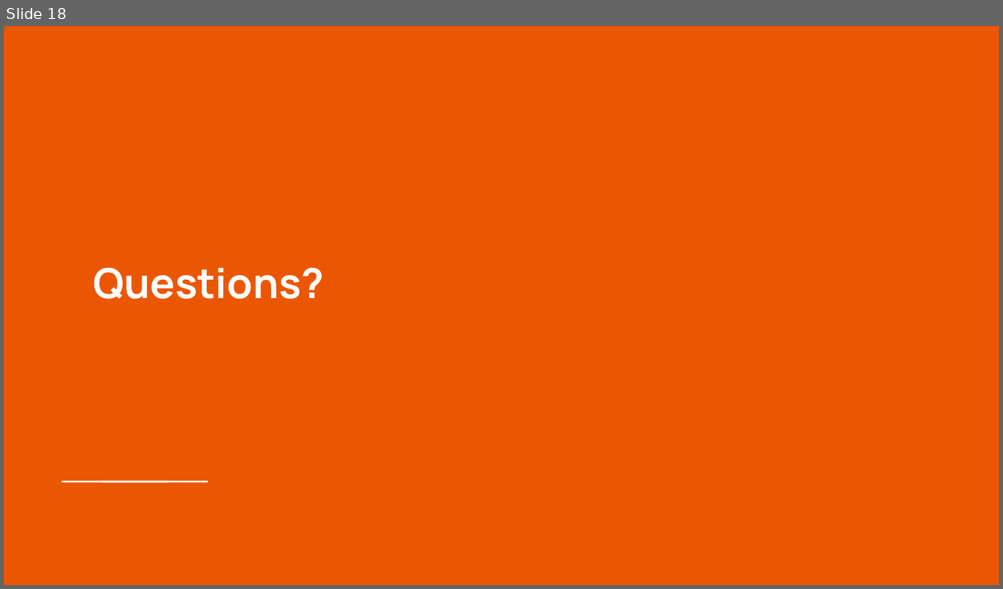
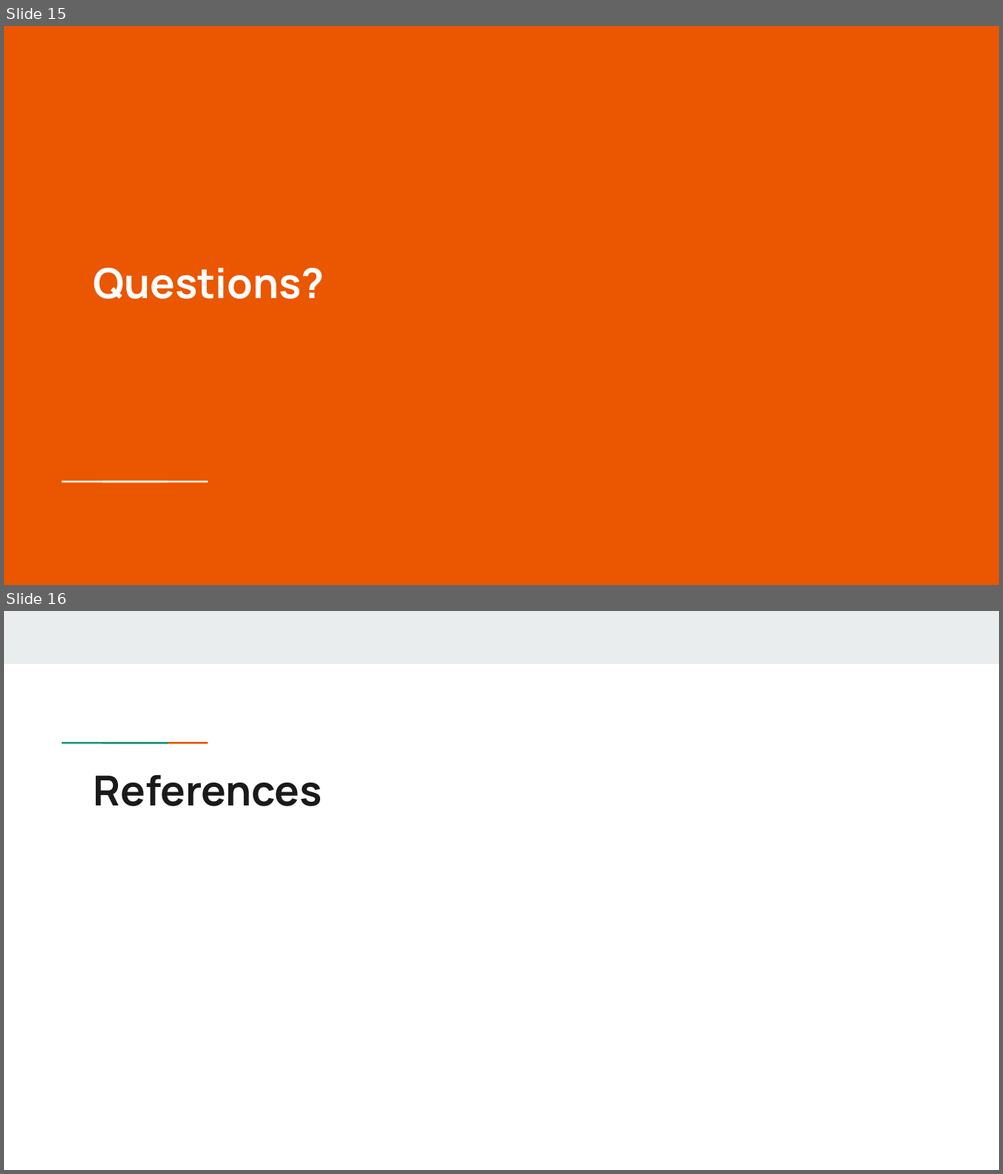
Before and after one commit to Jarney903/Red-ProjectHub, a slide deck: Presentation/Presentation1.pptx. Shown one above the other, each under a label of ours: slide 18 before the commit, slides 15 and 16 after it. The pictures are 1003x589 and 1003x1174 pixels, drawn with LibreOffice and Linux fonts; fonts in the diff are those of the drawing. Boxes give left, top, right and bottom in pixels: in the first picture for what was removed or moved away, otherwise in the second. Text is boxed around its words. In the diff, an @@ line names an element or a change of style, - is before the commit and + after.

```diff
--- a/Presentation/Presentation1.pptx
+++ b/Presentation/Presentation1.pptx
@@ slide 16 added at <box>4,611,999,1170</box>, background #FFFFFF @@
@@ rectangle added at <box>4,611,999,664</box>, fill #E9EDEE @@
@@ rectangle added at <box>94,741,135,745</box>, fill #1A9988 @@
@@ rectangle added at <box>134,741,175,745</box>, fill #EB5600 @@
@@ title added at <box>94,775,322,806</box>, 30 pt, text #1A1A1A, bold @@
+References
@@ what was slide 18 is now slide 15 @@
```
Also in this commit, not shown: 1 slide changed, 5 other slides added, 8 slides removed.
